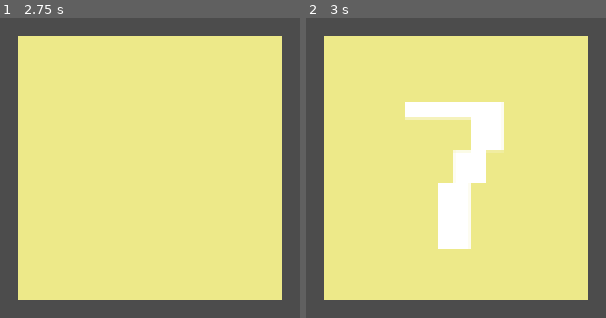
Above: before the commit, frames 1-2 (left to right).
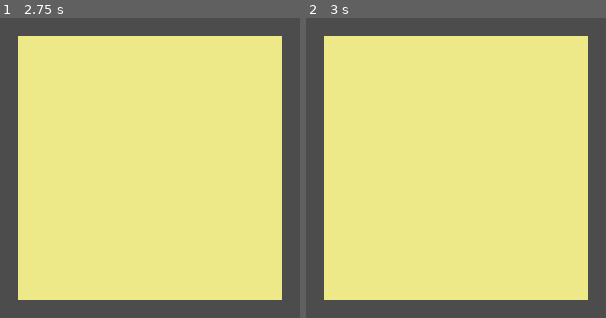
Above: after the commit, the same moments.

Repository: e-thab/sudoku
Game: Godot game, scene res://scenes/Cell.tscn
Same seed, same stepped clock (60 frames per second), same inputs: the game is played once before the commit and once after it. This scene is started directly instead of the project's main scene.
Inputs (mouse positions are in pixels of both pictures, inside the frame that each line leads up to):
- Up to frame 1 (2.75 s): tap Enter at 0.5, 2 s; right-click (150, 168) at 0.6 s; click (150, 168) at 0.67 s; tap Space at 1.25 s; move the mouse to (outside the picture) at 1.27 s; tap Delete (delete) at 1.35 s; click (outside the picture) at 1.42 s; right-click (outside the picture) at 1.55 s; move the mouse to (outside the picture) at 2.02 s; right-click (outside the picture) at 2.1 s; click (outside the picture) at 2.17 s
- Up to frame 2 (3 s): tap Space at 2.75 s; move the mouse to (outside the picture) at 2.77 s; tap R (random_val) at 2.85 s; click (outside the picture) at 2.92 s

Frame 1 is identical in both runs. In frame 2, 6.7% of the frame differs, in the area x 33-66%, y 28-77%.

Commit message:
generator algorithm testing. sort of working

Diff:
--- a/scenes/Cell.gd
+++ b/scenes/Cell.gd
@@ -6,8 +6,9 @@
 var notes = [] # user notes
 var note_mode = false	# distinguish when entering solution (false) vs entering note (true)
 
-var solutions = []
+#var solutions = []
 var solution = 0
+var lonely = 0
 var solved = false
 var col = -1
 var row = -1
@@ -32,9 +33,12 @@
 
 func reset():
 	solution = 0
+	lonely = 0
 	solved = false
 	markup = [1, 2, 3, 4, 5, 6, 7, 8, 9]
-	notes = []
+	#notes = []
+	#$Solution.text = ''
+	#$Notes.visible = true
 	#set_bg()
 
 
@@ -112,18 +116,18 @@
 
 func input_solution(n):
 	n = int(n)
-	$Solution.self_modulate = Color.white
+	#$Solution.self_modulate = Color.white
 #	if n == solution:
 #		$Solution.self_modulate = Color.white
 #	else:
 #		$Solution.self_modulate = Color.crimson
 
-	$Solution.text = str(n)
-	$Notes.visible = false
-	$Background.self_modulate = Color.black
+	#$Solution.text = str(n)
+	#$Notes.visible = false
+	#$Background.self_modulate = Color.black
 	solved = true
 	solution = n
-	solutions.append(n)
+#	solutions.append(n)
 	emit_signal("solve", col, row, box, n)
 
 
@@ -138,10 +142,10 @@
 	$Solution.self_modulate = Color.black
 
 
-func show_average():
-	var avg = avg(solutions)
-	$Solution.text = str(avg)
-	#$Solution.self_modulate = Color.black
+#func show_average():
+#	var avg = avg(solutions)
+#	$Solution.text = str(avg)
+#	#$Solution.self_modulate = Color.black
 
 
 func avg(arr):
@@ -155,7 +159,8 @@
 func set_bg():
 	var value
 	if solved:
-		value = solution
+		#value = solution
+		return
 	else:
 		value = len(markup)
 
--- a/scripts/board.gd
+++ b/scripts/board.gd
@@ -9,6 +9,8 @@
 							# Boxes indexed left to right, top to bottom
 var cells = []	# Holds references to each cell, top left to bottom right
 var solved = 0
+var error = false
+var errors = 0
 
 
 #func _init():
@@ -35,32 +37,44 @@
 
 
 func avg_test():
-	for _i in range(50):
-		randomize_board()
+# warning-ignore:unused_variable
+	var iterations = 1_000
+
+	for _i in range(iterations):
+		generate()
 		for cell in cells:
 			cell.reset()
 
-	for cell in cells:
-		cell.show_average()
+	#for cell in cells:
+		#cell.set_bg()
+		#cell.show_average()
+	print(errors)
+	print('Avg error rate: ', float(errors) / float(iterations))
 
 
 func generate():
 	#print("generating")
-	solutions = [null]
+#	solutions = [null, [], [], [], [], [], [], [], [], []]
 	randomize_board()
 
 #	for cell in cells:
 #		cell.set_bg()
 
-	#for x in rows:			#load into solutions
-	#	x.insert(0, null)	#1-indexing
-	#	solutions.append(x)
-
-	#cols = _rows_to_cols(rows)
-	# populate boxes?
-
-#	for x in solutions:
-#		print(x)
+#	for i in range(1, len(rows)):			#load into solutions
+#		solutions.append([])
+#		for cell in rows[i]:
+#		#.insert(0, null)	#1-indexing
+#			solutions[i-1].append(cell.solution)
+
+#	for i in range(1, len(rows)):
+#		for cell in rows[i]:
+#			solutions[i].append(cell.solution)
+
+#	cols = _rows_to_cols(rows)
+	 #populate boxes?
+
+	#for x in solutions:
+		#print(x)
 
 
 func randomize_board():
@@ -72,20 +86,50 @@
 
 	#var rnd = randi() % 9 + 1
 	#cells[0].set_solution(rnd)	# Set first rand solution in top left cell
-	while solved < 81:
-		var min_cell = min_possible_cell()			# Get minimum possible solution cell
-
-		if len(min_cell.markup) == 1:
-			var n = min_cell.markup[0]
-			min_cell.input_solution(n)
+	#reset_debug()
+	while solved < 81 and !error:
+		#var min_cell = min_possible_cell()			# Get minimum possible solution cell
+		var next_cell = next_cell()
+
+		if len(next_cell.markup) == 0:
+			errors += 1
+			error = true
+
+		elif next_cell.lonely != 0:
+			next_cell.input_solution(next_cell.lonely)
+
+#		elif len(next_cell.markup) == 1:
+#			var n = next_cell.markup[0]
+#			next_cell.input_solution(n)
+
 		else:
-			var rnd = random_choice(min_cell.markup)		# Generate random int from its solutions
-			min_cell.input_solution(rnd)					# Set cell solution to the random int
-			#print('Setting cell (', min_cell.col, ', ', min_cell.row, ') to ', rnd)
+			next_cell.input_random_solution()
+
+		#mark_lonely()
+	error = false
 	solved = 0
 
 #	for cell in cells:
 #		solutions.append(cell.solution)
+
+
+func next_cell():
+	var min_amt = 10
+	var next_cell
+
+	for cell in cells:
+		if !cell.solved:
+			if cell.lonely != 0:
+				return cell
+				#cell.input_solution(cell.lonely)
+			#elif len(cell.markup) == 1:
+				#return cell
+				#cell.input_solution(cell.markup[0])
+			elif len(cell.markup) < min_amt:
+				next_cell = cell
+				min_amt = len(cell.markup)
+
+	return next_cell
 
 
 func min_possible_cell():
@@ -141,13 +185,14 @@
 #				row[i] = val1
 
 
-func find_lonely():
+func mark_lonely():
 	for cell in cells:
 		if !cell.solved:
 			for n in cell.markup:
 				if is_lonely(cell.col, cell.row, cell.box, n):
+					cell.lonely = n
 					#cell.highlight_markup(n)
-					cell.input_solution(n)
+					#cell.input_solution(n)
 					return
 
 
@@ -182,6 +227,20 @@
 	return false
 
 
+func reset_debug():
+	var file = File.new()
+	file.open("C:/Users/ls/Desktop/out.txt", File.WRITE)
+	file.store_string('')
+	file.close()
+
+func debug_txt(s):
+	var file = File.new()
+	file.open("C:/Users/ls/Desktop/out.txt", File.READ_WRITE)
+	file.seek_end()
+	file.store_line(s)
+	file.close()
+
+
 func _rows_to_cols(old):
 	var new = []
 	for i in range(9):
@@ -194,18 +253,20 @@
 func _on_solve(col, row, box, n):
 	for cell in rows[row]:
 		cell.remove_markup(n)
-		cell.remove_note(n)
-		#cell.set_bg()
+		#cell.remove_note(n)
+#		cell.set_bg()
 
 	for cell in cols[col]:
 		cell.remove_markup(n)
-		cell.remove_note(n)
-		#cell.set_bg()
+		#cell.remove_note(n)
+#		cell.set_bg()
 
 	for cell in boxes[box]:
 		cell.remove_markup(n)
-		cell.remove_note(n)
-		#cell.set_bg()
-
-	find_lonely()
+		#cell.remove_note(n)
+#		cell.set_bg()
+
+	#print('(', col, ', ', row, ') set to ', n)
+	mark_lonely()
+	#debug_txt('(' + str(col) + ', ' + str(row) + ') set to ' + str(n))
 	solved += 1
